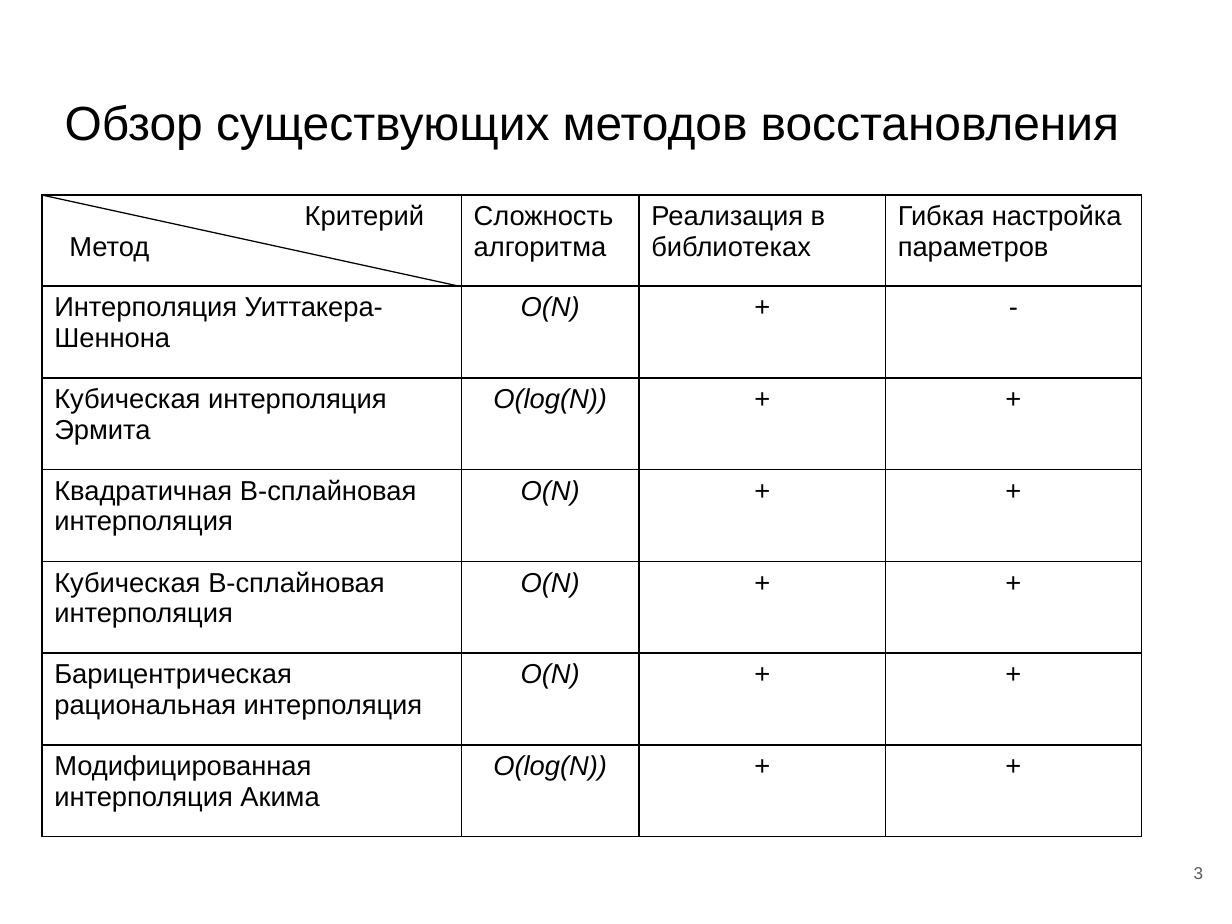
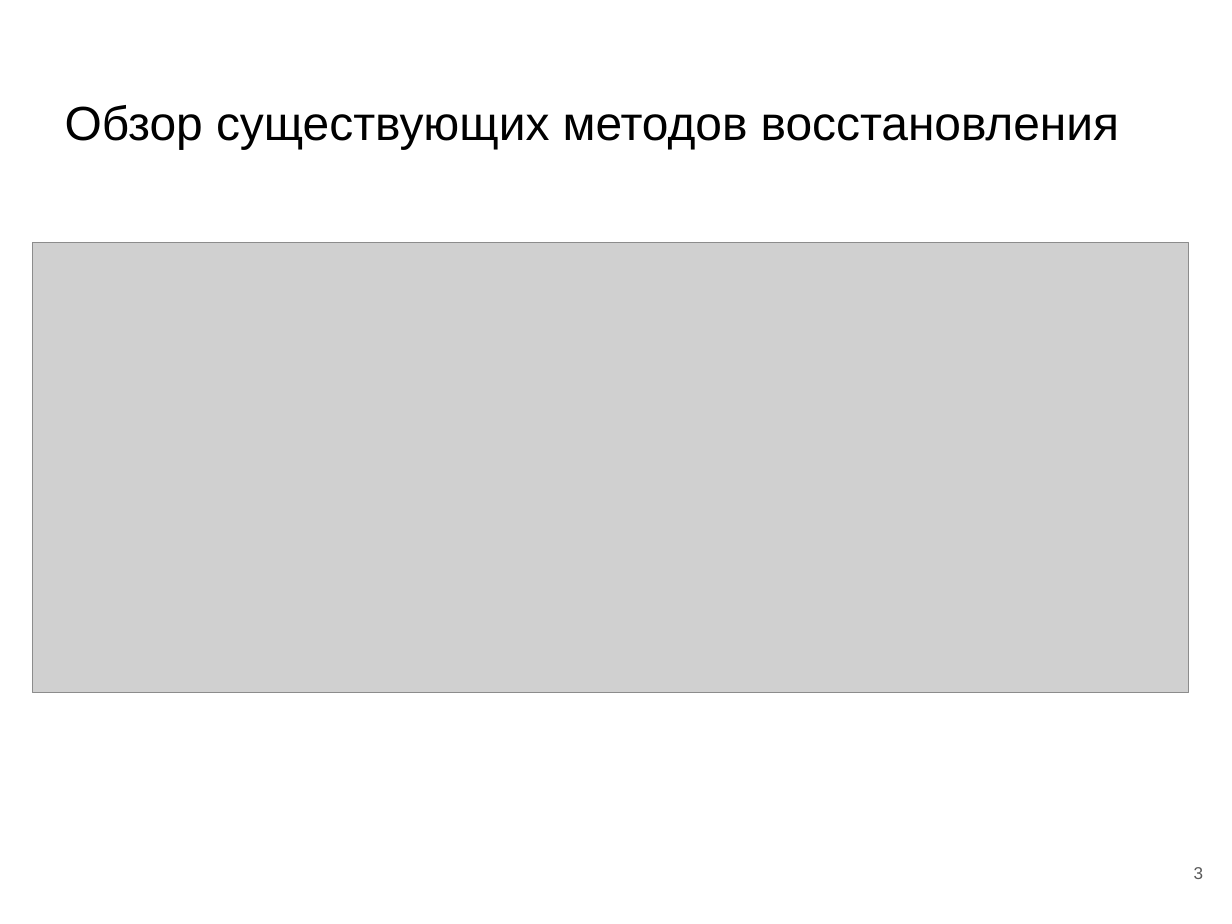
Before and after one commit to DimonPopov/PopovDS_9304_GraduateWork, a slide deck: slide 3 of paper/Презентация_защита.pptx. Drawn at 1232x924 pixels with LibreOffice and Linux fonts; fonts in the diff are those of the drawing; grey boxes stand for pictures. Boxes give left, top, right and bottom in pixels: in the first picture for what was removed or moved away, otherwise in the second. Text is boxed around its words. In the diff, an @@ line names an element or a change of style, - is before the commit and + after.

```diff
--- a/paper/Презентация_защита.pptx
+++ b/paper/Презентация_защита.pptx
@@ table removed at (42,195,1141,837), 7 rows, 4 columns @@
-Критерий / Метод | Сложность алгоритма | Реализация в библиотеках | Гибкая настройка параметров
-Интерполяция Уиттакера-Шеннона | O(N) | + | -
-Кубическая интерполяция Эрмита | O(log(N)) | + | +
-Квадратичная B-сплайновая интерполяция | O(N) | + | +
-Кубическая B-сплайновая интерполяция | O(N) | + | +
-Барицентрическая рациональная интерполяция | O(N) | + | +
-Модифицированная интерполяция Акима | O(log(N)) | + | +
@@ line removed from (42, 195) to (461, 287) @@
@@ picture added at (32,243,1189,694) @@
```
Also in this commit, not shown: 3 other slides changed, 3 other files.
